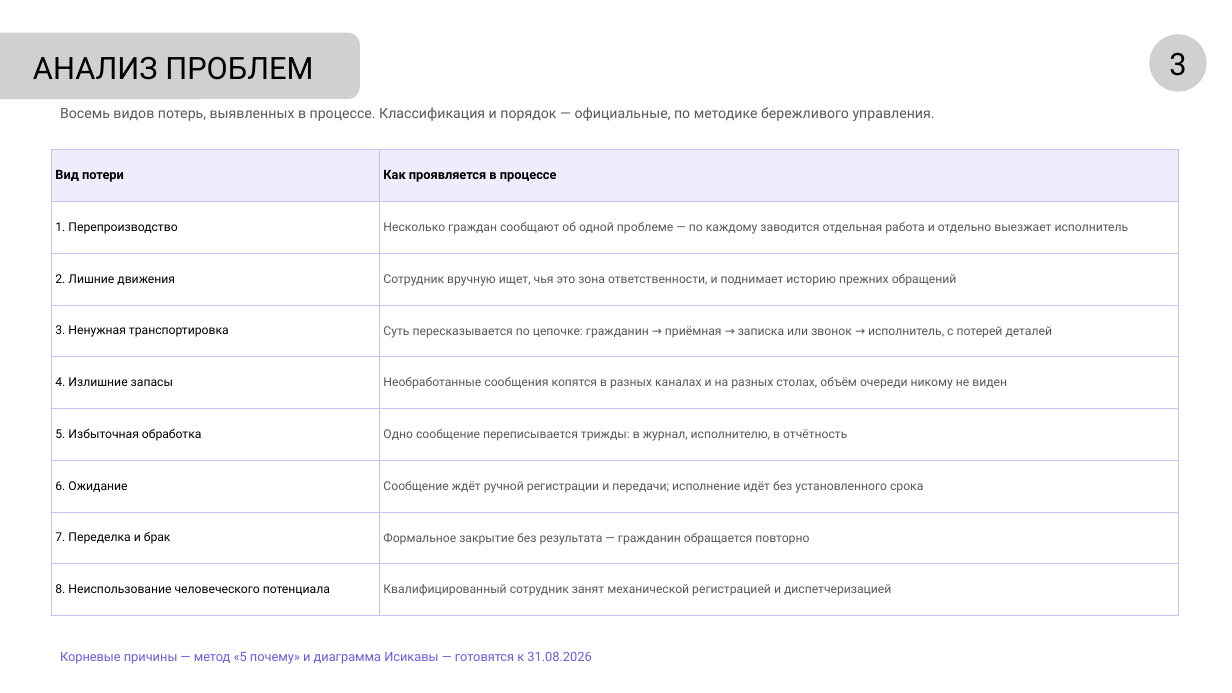
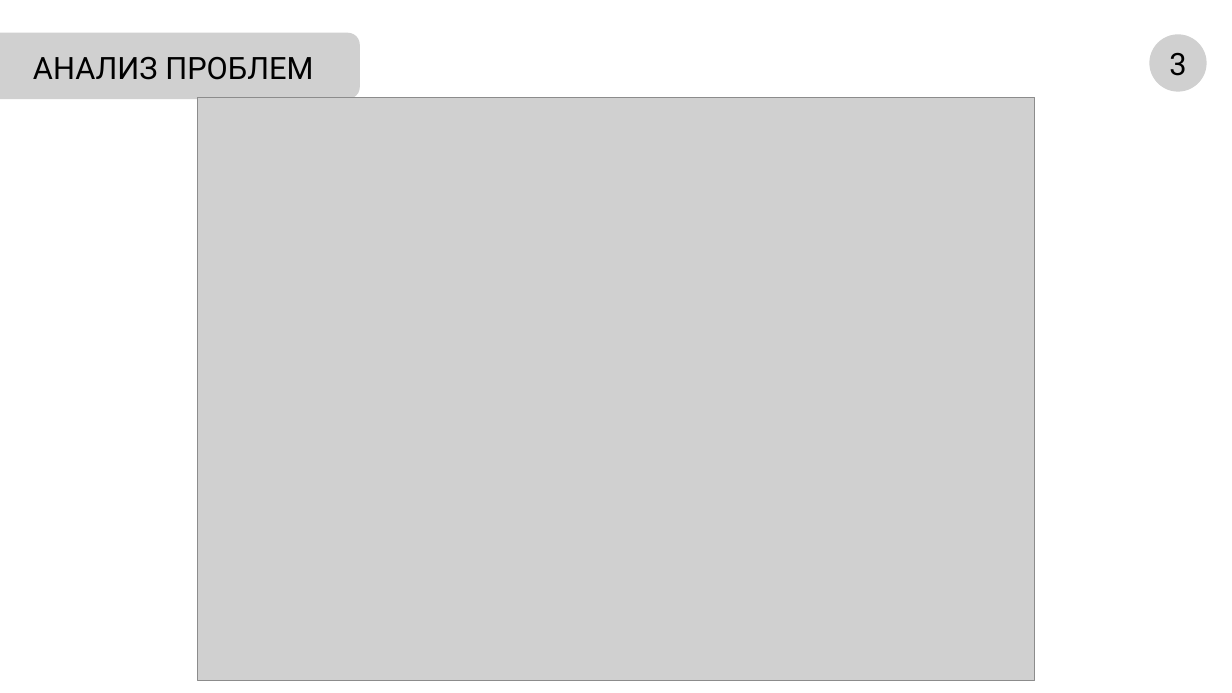
Before and after one commit to NiceGenn/Team-28-progress, a slide deck: slide 4 of файлы/prezentaciya-chernovik.pptx. Drawn at 1232x693 pixels with LibreOffice and Linux fonts; fonts in the diff are those of the drawing; grey boxes stand for pictures. Boxes give left, top, right and bottom in pixels: in the first picture for what was removed or moved away, otherwise in the second. Text is boxed around its words. In the diff, an @@ line names an element or a change of style, - is before the commit and + after.

```diff
--- a/файлы/prezentaciya-chernovik.pptx
+++ b/файлы/prezentaciya-chernovik.pptx
@@ text removed at bbox=[60, 107, 935, 121] @@
-Восемь видов потерь, выявленных в процессе. Классификация и порядок — официальные, по методике бережливого управления.
@@ picture added at bbox=[198, 97, 1035, 681] @@
@@ table removed at bbox=[51, 150, 1178, 616], 9 rows, 2 columns @@
-Вид потери | Как проявляется в процессе
-1. Перепроизводство | Несколько граждан сообщают об одной проблеме — по каждому заводится отдельная работа и отдельно выезжает исполнитель
-2. Лишние движения | Сотрудник вручную ищет, чья это зона ответственности, и поднимает историю прежних обращений
-3. Ненужная транспортировка | Суть пересказывается по цепочке: гражданин → приёмная → записка или звонок → исполнитель, с потерей деталей
-4. Излишние запасы | Необработанные сообщения копятся в разных каналах и на разных столах, объём очереди никому не виден
-5. Избыточная обработка | Одно сообщение переписывается трижды: в журнал, исполнителю, в отчётность
-6. Ожидание | Сообщение ждёт ручной регистрации и передачи; исполнение идёт без установленного срока
-7. Переделка и брак | Формальное закрытие без результата — гражданин обращается повторно
-8. Неиспользование человеческого потенциала | Квалифицированный сотрудник занят механической регистрацией и диспетчеризацией
@@ text removed at bbox=[60, 652, 591, 664] @@
-Корневые причины — метод «5 почему» и диаграмма Исикавы — готовятся к 31.08.2026
```
Also in this commit, not shown: 12 other files.
